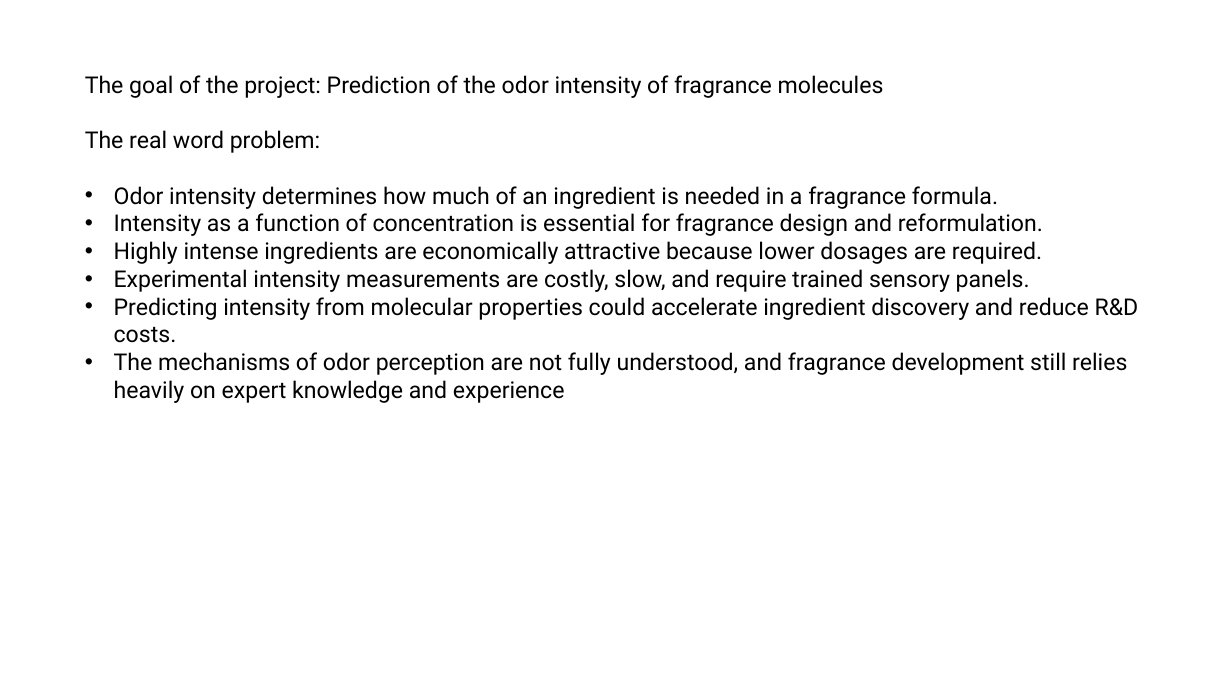
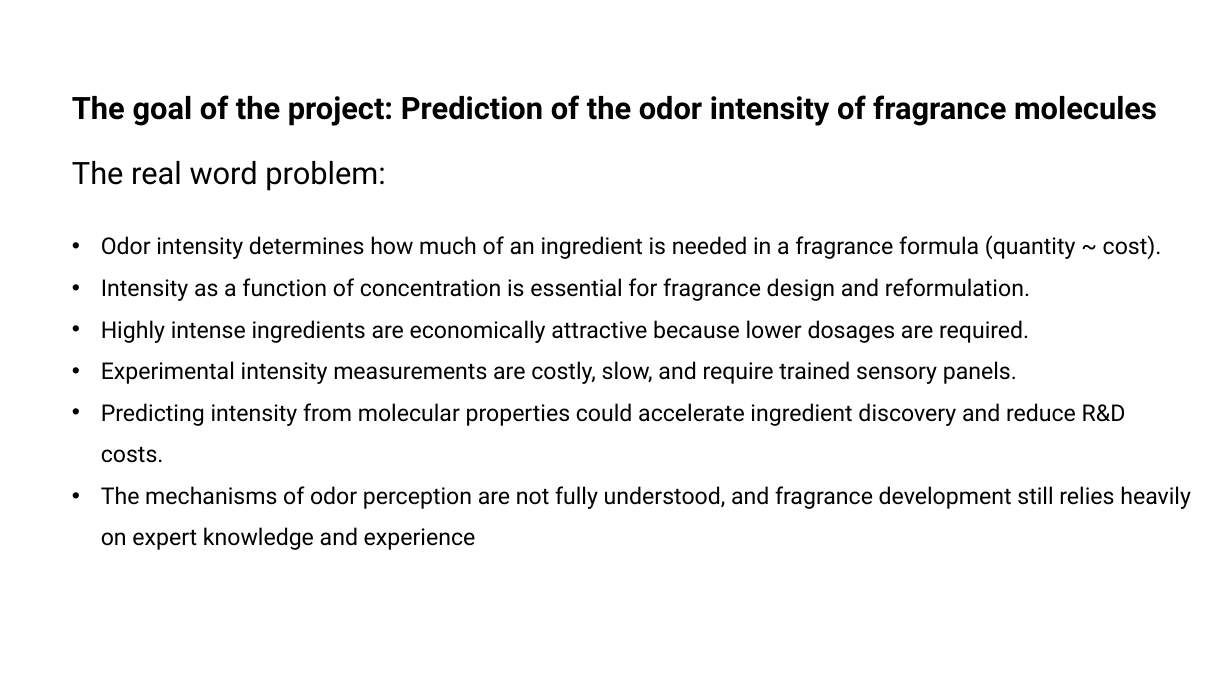
Before and after one commit to kiriyevskykiril/ai-program-2026, a slide deck: slide 1 of project_1/precentation/Smell intensity presentation.pptx. Drawn at 1232x693 pixels with LibreOffice and Linux fonts; fonts in the diff are those of the drawing. Boxes give left, top, right and bottom in pixels: in the first picture for what was removed or moved away, otherwise in the second. Text is boxed around its words. In the diff, an @@ line names an element or a change of style, - is before the commit and + after.

```diff
--- a/project_1/precentation/Smell intensity presentation.pptx
+++ b/project_1/precentation/Smell intensity presentation.pptx
@@ text "The goal of the project: ...": place and size @@
-text "The goal of the project: ..." at (85, 75, 1139, 403)
+text "The goal of the project: ..." at (72, 95, 1191, 509)
@@ text at (72, 95, 1191, 509): size 18 to 24 pt, bold on in "The goal of the project: Prediction of ..."; line spacing 1 to 1.5 @@
@@ text at (101, 235, 1162, 259): text changed @@
-• Odor intensity determines how much of an ingredient is needed in a fragrance formula.
+• Odor intensity determines how much of an ingredient is needed in a fragrance formula (quantity ~ cost).
```
Also in this commit, not shown: 2 other slides changed, 16 slides added, 16 other files.
